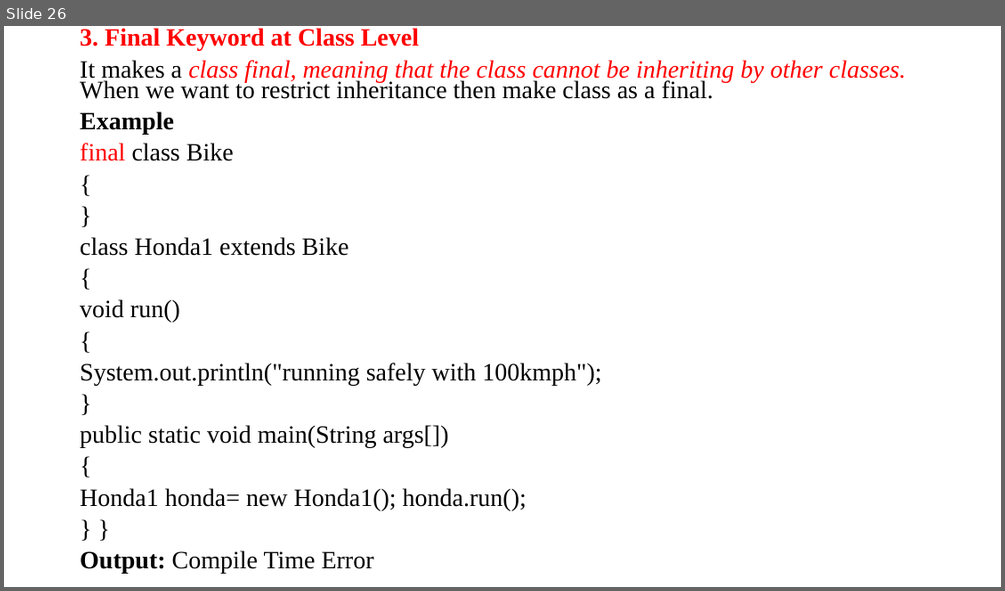
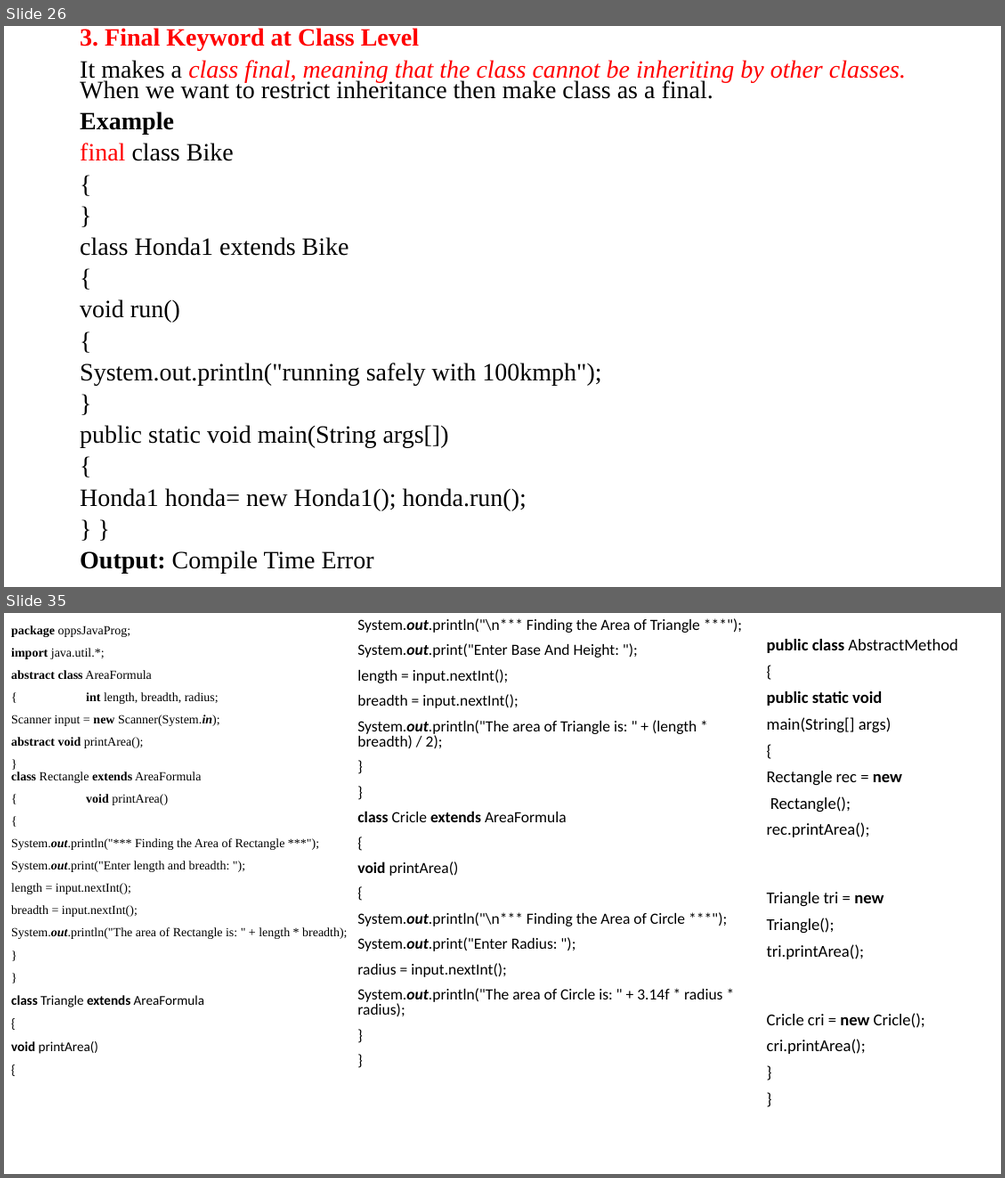
Before and after one commit to anvesh1987/Java-Programs-CSE-G, a slide deck: UNIT –II.ppt. Shown one above the other, each under a label of ours: slide 26 before the commit, slides 26 and 35 after it; the slides between them are not shown. The pictures are 1005x591 and 1005x1178 pixels, drawn with LibreOffice and Linux fonts; fonts in the diff are those of the drawing. Boxes give left, top, right and bottom in pixels: in the first picture for what was removed or moved away, otherwise in the second. Text is boxed around its words. In the diff, an @@ line names an element or a change of style, - is before the commit and + after.

```diff
--- a/UNIT –II.ppt
+++ b/UNIT –II.ppt
@@ slide 35 added at bbox=[4, 613, 1001, 1174], background #FFFFFF @@
@@ text added at bbox=[11, 625, 347, 1054], 12 pt, text #000000 @@
+package oppsJavaProg;
+import java.util.*;
+abstract class AreaFormula
+{ int length, breadth, radius;
+Scanner input = new Scanner(System.in);
+abstract void printArea();
+}
+class Rectangle extends AreaFormula
+{ void printArea()
+{
+System.out.println("*** Finding the Area of Rectangle ***");
+System.out.print("Enter length and breadth: ");
+length = input.nextInt();
+breadth = input.nextInt();
+System.out.println("The area of Rectangle is: " + length * breadth);
+}
+}
+class Triangle extends AreaFormula
+{
+void printArea()
+{
@@ text added at bbox=[357, 618, 722, 1016], 15 pt, text #000000 @@
+System.out.println("\n*** Finding the Area of Triangle ***");
+System.out.print("Enter Base And Height: ");
+length = input.nextInt();
+breadth = input.nextInt();
+System.out.println("The area of Triangle is: " + (length * breadth) / 2);
+}
+}
+class Cricle extends AreaFormula
+{
+void printArea()
+{
+System.out.println("\n*** Finding the Area of Circle ***");
+System.out.print("Enter Radius: ");
+radius = input.nextInt();
+System.out.println("The area of Circle is: " + 3.14f * radius * radius);
+}
+}
@@ text added at bbox=[767, 639, 958, 1054], 16 pt, text #000000 @@
+public class AbstractMethod
+{
+public static void
+main(String[] args)
+{
+Rectangle rec = new
+Rectangle();
+rec.printArea();
+Triangle tri = new
+Triangle();
+tri.printArea();
+Cricle cri = new Cricle();
+cri.printArea();
+}
+}
```
Also in this commit, not shown: 10 other slides added.
